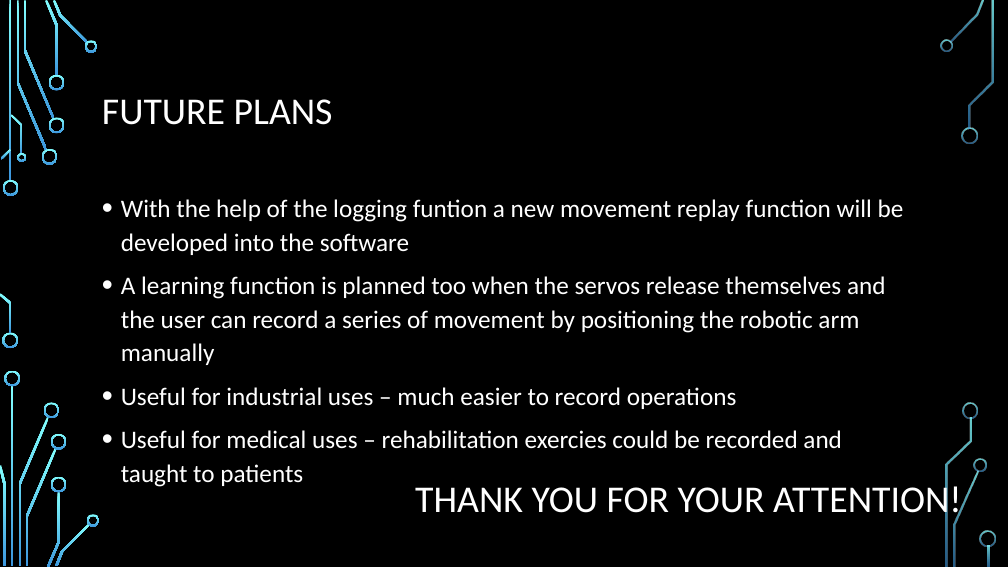
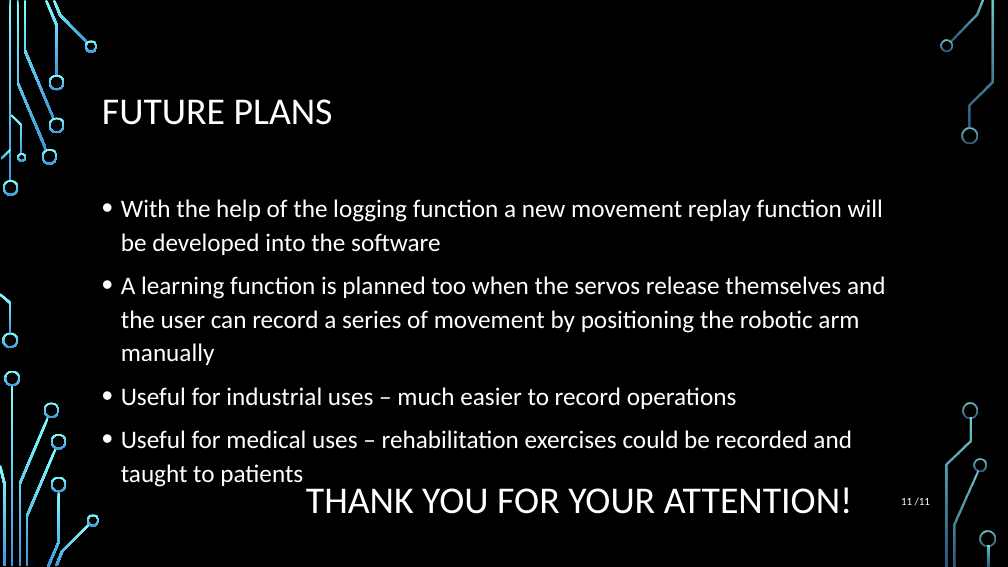
Before and after one commit to tdomi/Onlab, a slide deck: slide 11 of RHNFAE_onlab.pptx. Drawn at 1008x567 pixels with LibreOffice and Linux fonts; fonts in the diff are those of the drawing; background and template pictures are left out. Boxes give left, top, right and bottom in pixels: in the first picture for what was removed or moved away, otherwise in the second. Text is boxed around its words. In the diff, an @@ line names an element or a change of style, - is before the commit and + after.

```diff
--- a/RHNFAE_onlab.pptx
+++ b/RHNFAE_onlab.pptx
@@ text at [121, 199, 883, 255]: text changed @@
-• With the help of the logging funtion a new movement replay function will be developed into the software
+• With the help of the logging function a new movement replay function will be developed into the software
@@ text at [121, 430, 852, 487]: text changed @@
-• Useful for medical uses – rehabilitation exercies could be recorded and taught to patients
+• Useful for medical uses – rehabilitation exercises could be recorded and taught to patients
@@ text "THANK YOU FOR YOUR ATTENTION!" rewrapped from [415, 481, 962, 522] to [306, 487, 853, 514] @@
@@ page number added at [901, 497, 930, 505], 10.5 pt, text #FFFFFF @@
+11 /11
```
Also in this commit, not shown: 10 other slides changed, 1 other file.
